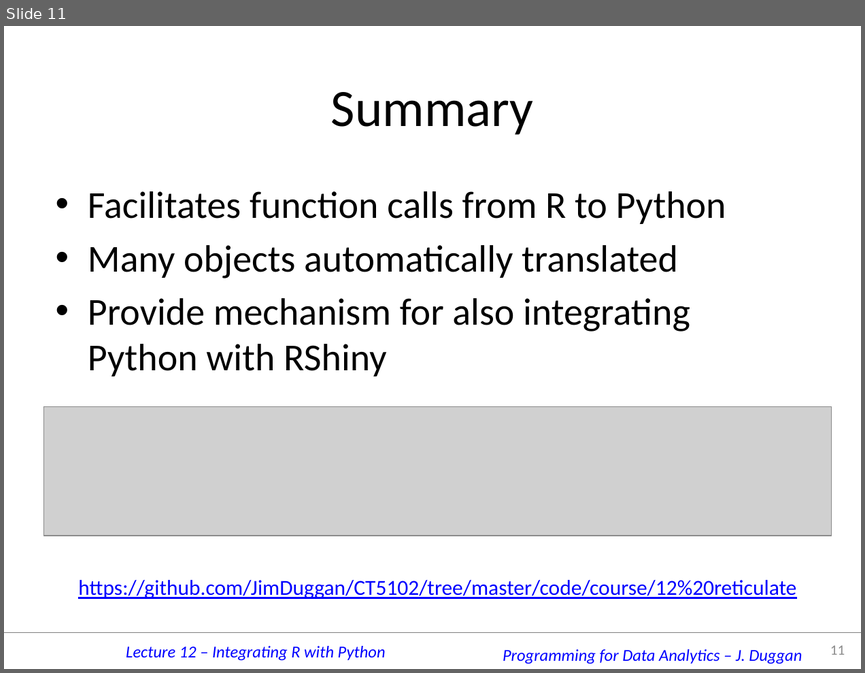
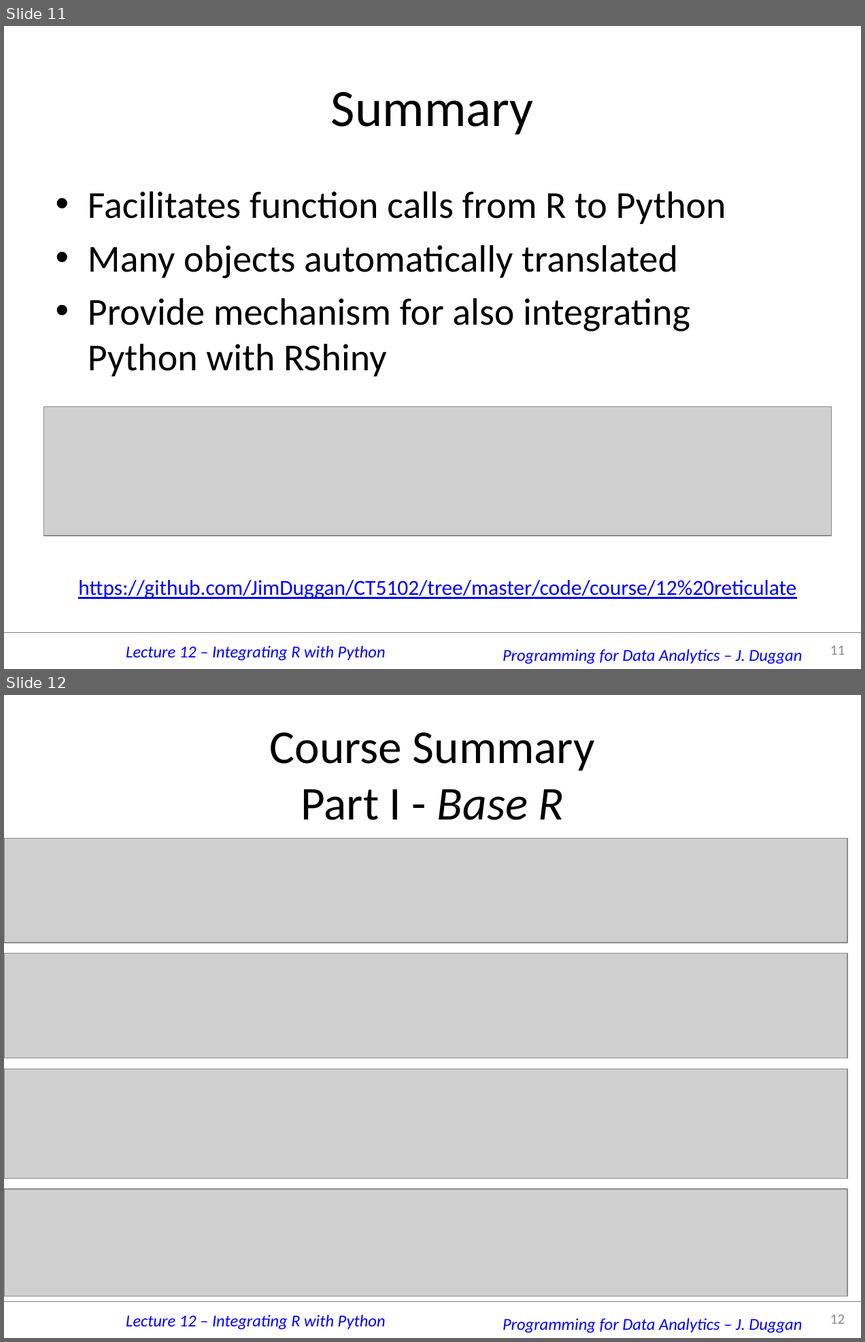
Before and after one commit to JimDuggan/CT5102, a slide deck: materials/12 reticulate/12 Reticulate.pptx. Shown one above the other, each under a label of ours: slide 11 before the commit, slides 11 and 12 after it. The pictures are 865x673 and 865x1342 pixels, drawn with LibreOffice and Linux fonts; fonts in the diff are those of the drawing; grey boxes stand for pictures; background and template pictures are left out. Boxes give left, top, right and bottom in pixels: in the first picture for what was removed or moved away, otherwise in the second. Text is boxed around its words. In the diff, an @@ line names an element or a change of style, - is before the commit and + after.

```diff
--- a/materials/12 reticulate/12 Reticulate.pptx
+++ b/materials/12 reticulate/12 Reticulate.pptx
@@ slide 12 added at [4, 695, 861, 1338], background #FFFFFF; not listed: 3 template elements that a slide beside it also shows @@
@@ title added at [270, 732, 595, 820], 39.6 pt, text #000000 @@
+Course Summary
+Part I - Base R
@@ picture added at [4, 838, 847, 943] @@
@@ picture added at [4, 953, 847, 1057] @@
@@ picture added at [4, 1068, 847, 1178] @@
@@ picture added at [4, 1189, 847, 1295] @@
@@ page number added at [830, 1314, 844, 1323], 12 pt, text #8C8C8C @@
+12
```
Also in this commit, not shown: 4 other slides added, 30 other files.
